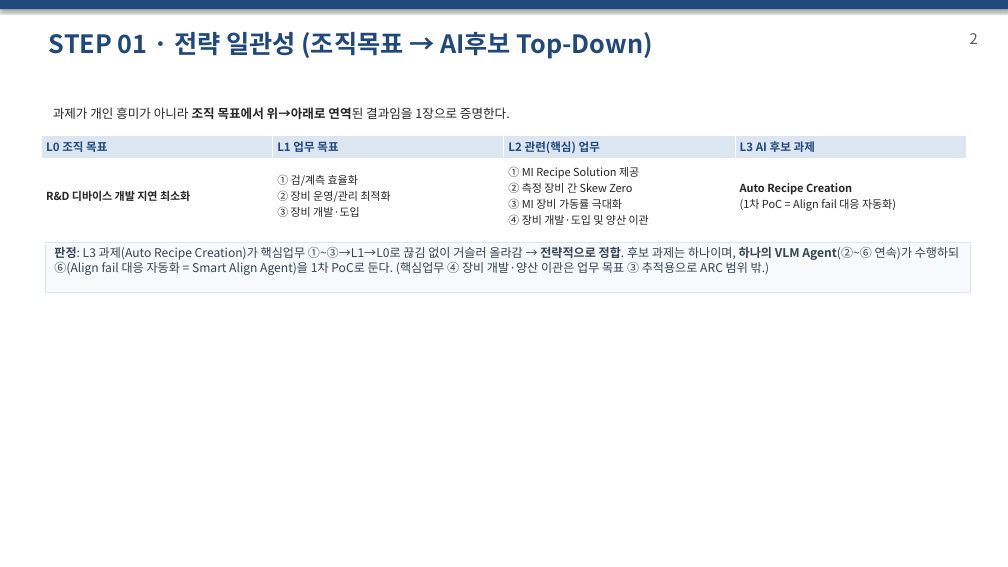
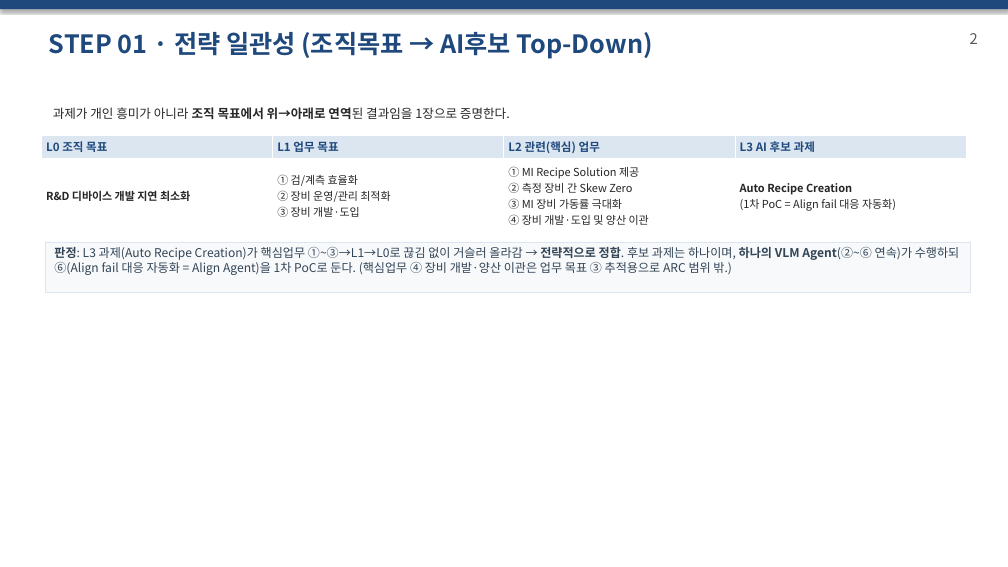
Before and after one commit to DarrenKoi/pm_notes, a slide deck: slide 3 of my-task/AIX_POC/프로젝트_smart_align_agent/07-적용_CDSEM_실행기획_발표요약.pptx. Drawn at 1008x567 pixels with LibreOffice and Linux fonts; fonts in the diff are those of the drawing. Boxes give left, top, right and bottom in pixels: in the first picture for what was removed or moved away, otherwise in the second. Text is boxed around its words. In the diff, an @@ line names an element or a change of style, - is before the commit and + after.

```diff
--- a/my-task/AIX_POC/프로젝트_smart_align_agent/07-적용_CDSEM_실행기획_발표요약.pptx
+++ b/my-task/AIX_POC/프로젝트_smart_align_agent/07-적용_CDSEM_실행기획_발표요약.pptx
@@ text in rectangle at bbox=[54, 247, 960, 275]: text changed @@
-판정: L3 과제(Auto Recipe Creation)가 핵심업무 ①~③→L1→L0로 끊김 없이 거슬러 올라감 → 전략적으로 정합. 후보 과제는 하나이며, 하나의 VLM Agent(②~⑥ 연속)가 수행하되 ⑥(Align fail 대응 자동화 = Smart Align Agent)을 1차 PoC로 둔다. (핵심업무 ④ 장비 개발·양산 이관은 업무 목표 ③ 추적용으로 ARC 범위 밖.)
+판정: L3 과제(Auto Recipe Creation)가 핵심업무 ①~③→L1→L0로 끊김 없이 거슬러 올라감 → 전략적으로 정합. 후보 과제는 하나이며, 하나의 VLM Agent(②~⑥ 연속)가 수행하되 ⑥(Align fail 대응 자동화 = Align Agent)을 1차 PoC로 둔다. (핵심업무 ④ 장비 개발·양산 이관은 업무 목표 ③ 추적용으로 ARC 범위 밖.)
```
Also in this commit, not shown: 13 other files.
